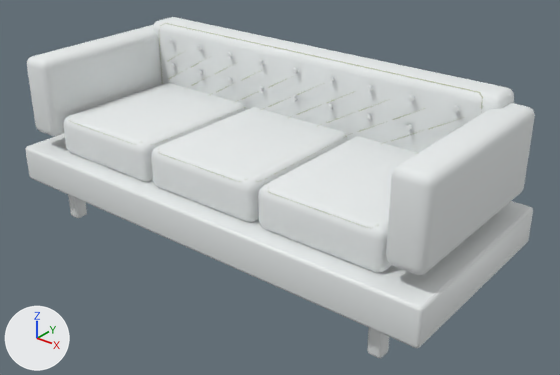
Two versions of the Blender file assets-source/blender/chester-sofa.blend, one commit apart.
The view is the same before and after, from a camera (50 mm lens) standing at (2.06, -2.42, 1.83) and looking at (0.11, 0.02, 0.31). Arrows for +X, +Y and +Z are at lower left; the lights stay in place. The first picture is the older version.

Objects in the first picture: 'padded_arm', 'padded_arm.001', 'padded_back', 'seat_frame', 'tailored_double_welt', 'tailored_seat', 'tailored_seat.001', 'tailored_seat.002', 'timber_leg', 'timber_leg.002' and 1 more.
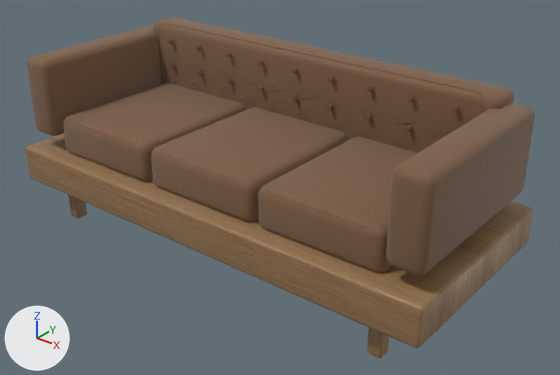
Edits to the bpy script that builds the scene:
```text
Add mat_upholstery_textured_030:
    mat_upholstery_textured_030 = bpy.data.materials.new('upholstery-textured.030')
    # colours: brown #89613c
    # uses the picture img_material_velvet_color_jpg
    # uses the picture img_material_velvet_normal_jpg
    # uses the picture img_material_velvet_orm_jpg
Add mat_wood_honey_textured_012:
    mat_wood_honey_textured_012 = bpy.data.materials.new('wood-honey-textured.012')
    # colours: white #ececec
    # uses the picture img_material_oak_color_jpg
    # uses the picture img_material_oak_normal_jpg
    # uses the picture img_material_oak_orm_jpg
Change me_cube_104:
    where me_cube_104.from_pydata(...)  # 96 vertices, 98 faces; spans x -0.913..-0.847, y -0.39..-0.325, z 0.0..0.215
    remove me_cube_104.materials.append(mat_wood_honey_textured)  # white #e8ecec
    add me_cube_104.materials.append(mat_wood_honey_textured_012)
Change me_cube_106:
    where me_cube_106.from_pydata(...)  # 96 vertices, 98 faces; spans x 0.847..0.913, y -0.39..-0.325, z 0.0..0.215
    remove me_cube_106.materials.append(mat_wood_honey_textured)  # white #e8ecec
    add me_cube_106.materials.append(mat_wood_honey_textured_012)
Change me_cube_108:
    where me_cube_108.from_pydata(...)  # 96 vertices, 98 faces; spans x -1.1..1.1, y -0.47..0.47, z 0.18..0.35
    remove me_cube_108.materials.append(mat_wood_honey_textured)  # white #e8ecec
    add me_cube_108.materials.append(mat_wood_honey_textured_012)
Change me_cube_109:
    where me_cube_109.from_pydata(...)  # 96 vertices, 98 faces; spans x -0.893..-0.31, y -0.391..0.361, z 0.344..0.538
    remove me_cube_109.materials.append(mat_upholstery_textured)  # white #e8ecec
    add me_cube_109.materials.append(mat_upholstery_textured_030)
Change me_cube_110:
    where me_cube_110.from_pydata(...)  # 96 vertices, 98 faces; spans x -0.292..0.292, y -0.391..0.361, z 0.344..0.538
    remove me_cube_110.materials.append(mat_upholstery_textured)  # white #e8ecec
    add me_cube_110.materials.append(mat_upholstery_textured_030)
Change me_cube_111:
    where me_cube_111.from_pydata(...)  # 96 vertices, 98 faces; spans x 0.31..0.893, y -0.391..0.361, z 0.344..0.538
    remove me_cube_111.materials.append(mat_upholstery_textured)  # white #e8ecec
    add me_cube_111.materials.append(mat_upholstery_textured_030)
Change me_cube_112:
    where me_cube_112.from_pydata(...)  # 96 vertices, 98 faces; spans x -0.97..0.97, y 0.28..0.45, z 0.43..0.85
    remove me_cube_112.materials.append(mat_upholstery_textured)  # white #e8ecec
    add me_cube_112.materials.append(mat_upholstery_textured_030)
Change me_cube_113:
    where me_cube_113.from_pydata(...)  # 96 vertices, 98 faces; spans x -1.07..-0.91, y -0.423..0.423, z 0.425..0.801
    remove me_cube_113.materials.append(mat_upholstery_textured)  # white #e8ecec
    add me_cube_113.materials.append(mat_upholstery_textured_030)
Change me_cube_114:
    where me_cube_114.from_pydata(...)  # 96 vertices, 98 faces; spans x 0.91..1.07, y -0.423..0.423, z 0.425..0.801
    remove me_cube_114.materials.append(mat_upholstery_textured)  # white #e8ecec
    add me_cube_114.materials.append(mat_upholstery_textured_030)
```

Changed parts and their boxes (x1, y1, x2, y2) in the pictures (560 x 375 px):
'seat_frame', recoloured (white to brown)
    both: (25, 134, 533, 348)
'padded_back', recoloured (white to brown)
    both: (153, 17, 514, 153)
'padded_arm.001', recoloured (white to brown)
    both: (386, 103, 535, 275)
'tailored_seat.002', recoloured (white to brown)
    both: (258, 136, 417, 273)
'tailored_seat.001', recoloured (white to brown)
    both: (151, 107, 348, 223)
'tailored_seat', recoloured (white to brown)
    both: (63, 83, 246, 182)
'padded_arm', recoloured (white to brown)
    both: (27, 25, 161, 136)
'timber_leg.002', recoloured (white to brown)
    both: (367, 328, 389, 358)
'timber_leg', recoloured (white to brown)
    both: (68, 195, 87, 218)
